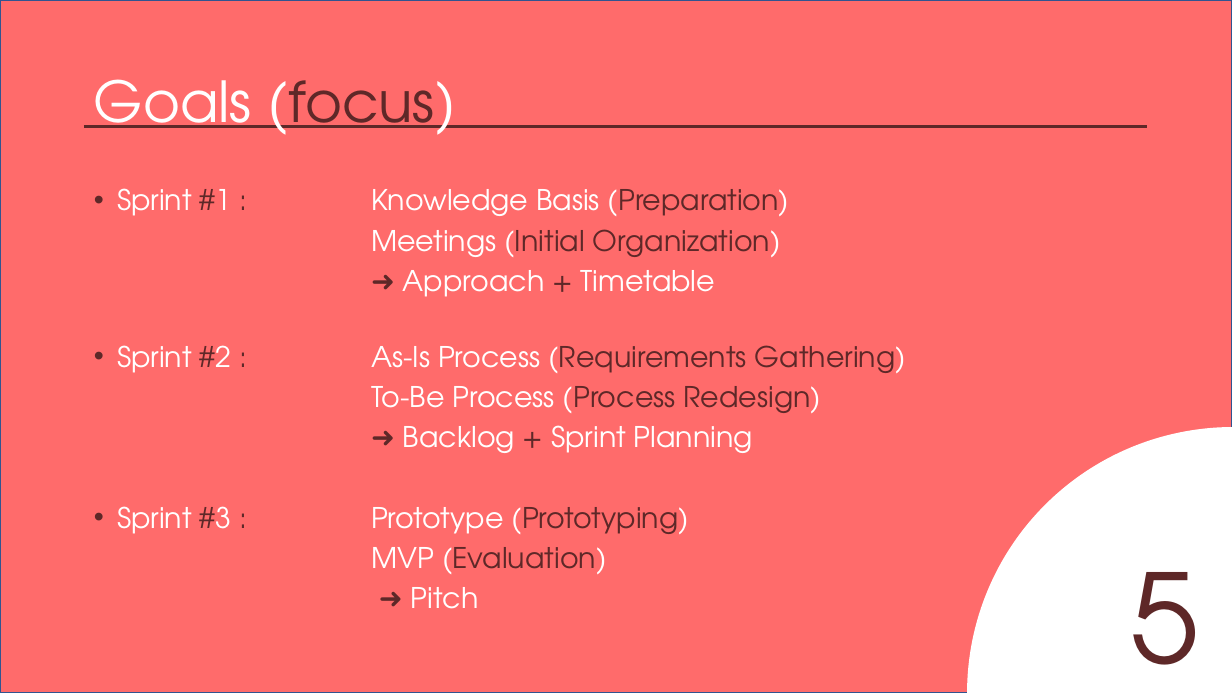
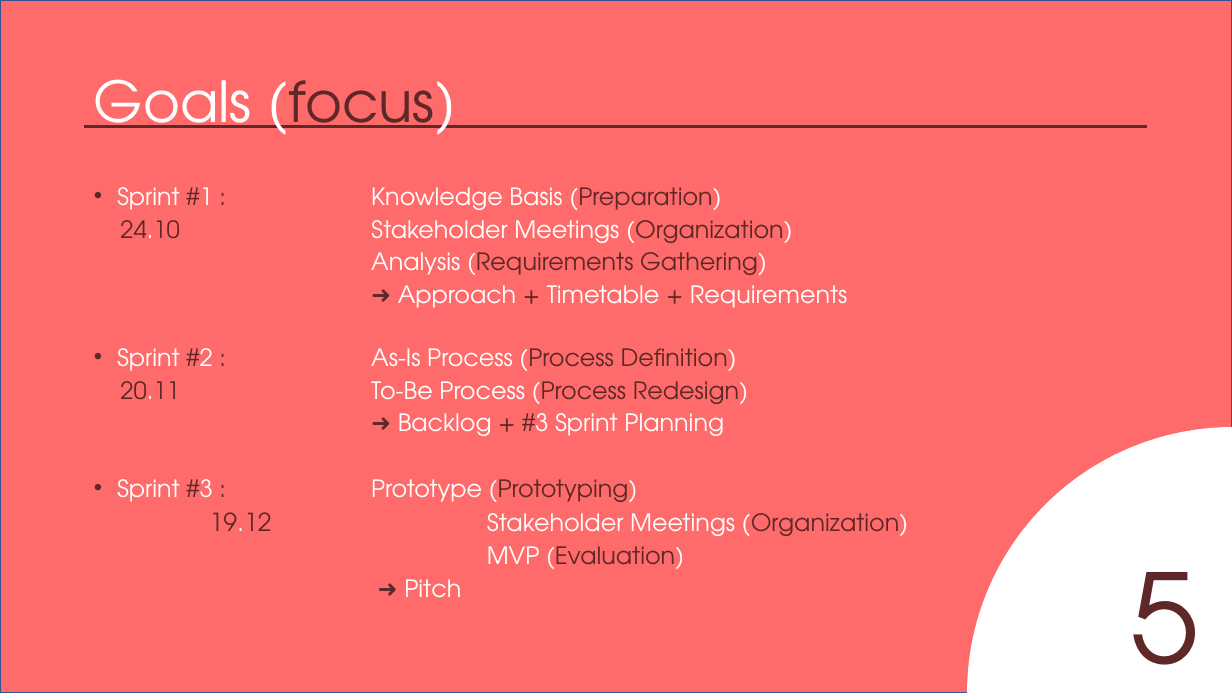
Before and after one commit to AgileBusinessAnalysis/10_TEAM, a slide deck: slide 9 of Initial_Pitch.pptx (slide 8 before the commit). Drawn at 1232x693 pixels with LibreOffice and Linux fonts; fonts in the diff are those of the drawing. Boxes give left, top, right and bottom in pixels: in the first picture for what was removed or moved away, otherwise in the second. Text is boxed around its words. In the diff, an @@ line names an element or a change of style, - is before the commit and + after.

```diff
--- a/Initial_Pitch.pptx
+++ b/Initial_Pitch.pptx
@@ text at box(117, 187, 721, 598): size 22.2 to 18.6 pt in "Sprint #1 : Knowledge Basis (Preparation)", "Sprint #3 : Prototype (Prototyping)", "MVP (Evaluation)", "➜ Pitch"; line spacing 0.8 to 0.7; indent changed @@
@@ text at box(117, 220, 848, 436): text changed; size 22.2 to 18.6 pt @@
-Meetings (Initial Organization)
-➜ Approach + Timetable
-• Sprint #2 : As-Is Process (Requirements Gathering)
-To-Be Process (Process Redesign)
-➜ Backlog + Sprint Planning
+24.10 Stakeholder Meetings (Organization)
+Analysis (Requirements Gathering)
+➜ Approach + Timetable + Requirements
+• Sprint #2 : As-Is Process (Process Definition)
+20.11 To-Be Process (Process Redesign)
+➜ Backlog + #3 Sprint Planning
@@ text at box(487, 513, 908, 536): paragraph added @@
+19.12 Stakeholder Meetings (Organization)
```
Also in this commit, not shown: 4 other slides changed, 1 slide added.
